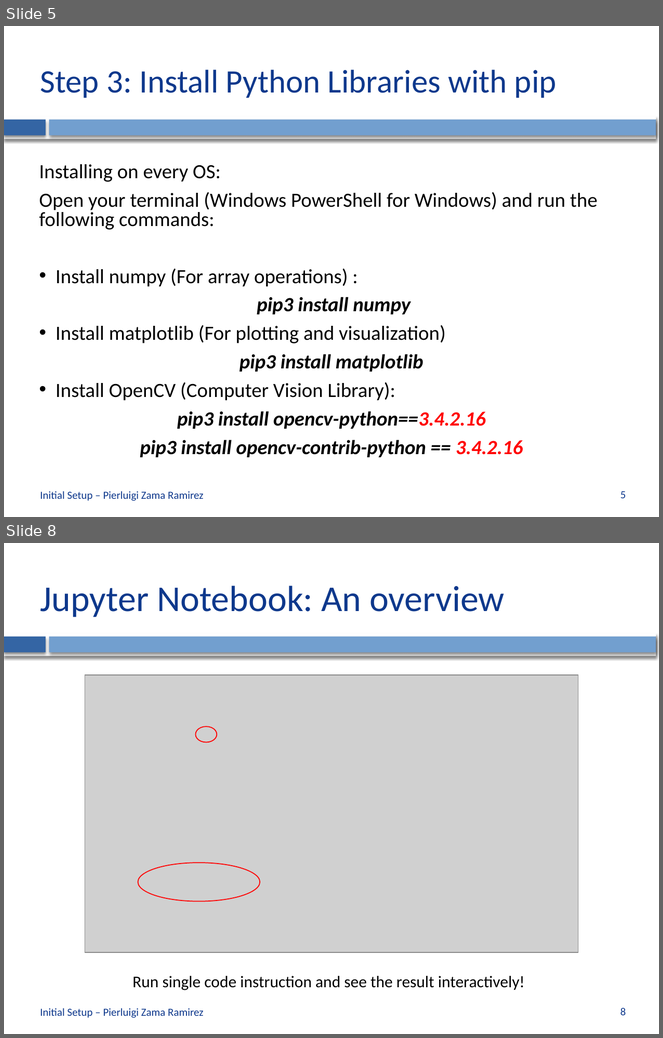
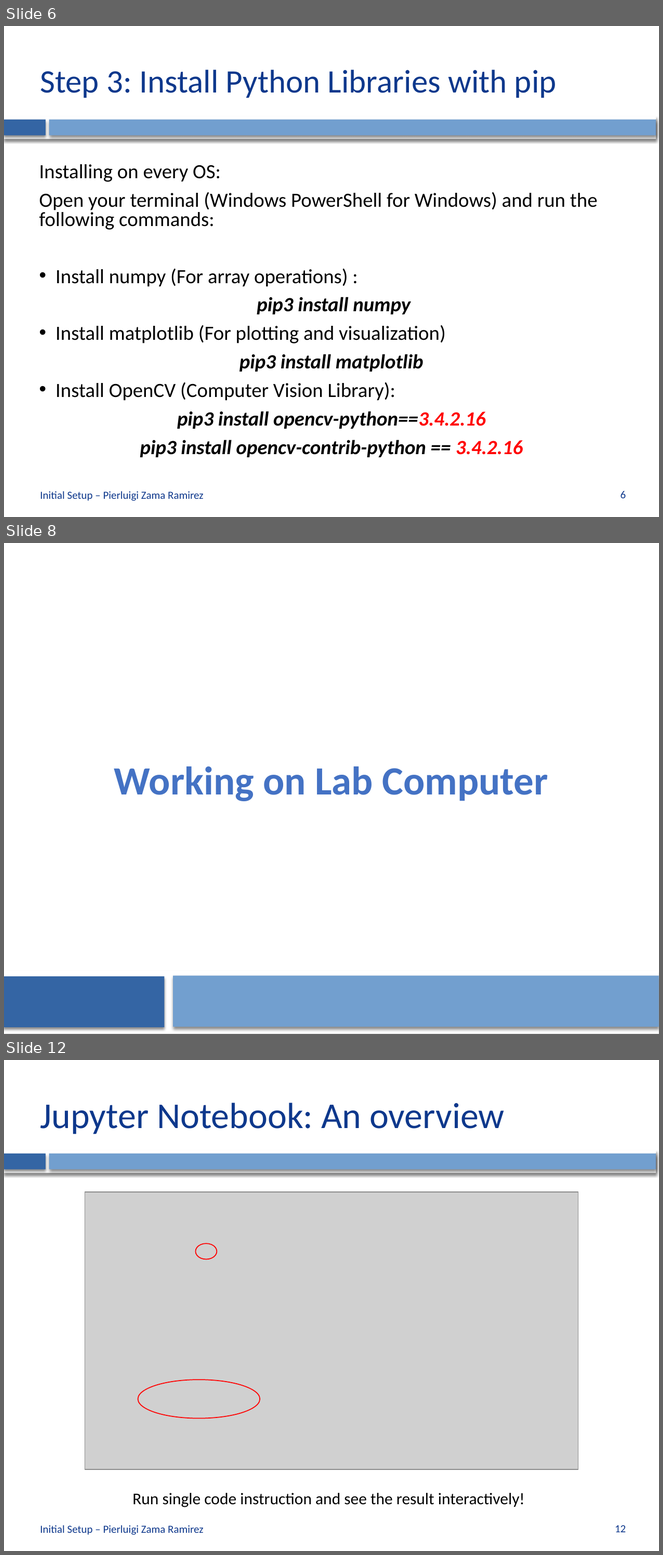
Before and after one commit to CVLAB-Unibo/ComputerVisionImageProcessing-LabSessions, a slide deck: LabSession0 - Initial Setup.pptx. Shown one above the other, each under a label of ours: slides 5 and 8 before the commit, slides 6, 8 and 12 after it; the slides between them are not shown. The pictures are 663x1038 and 663x1555 pixels, drawn with LibreOffice and Linux fonts; fonts in the diff are those of the drawing; grey boxes stand for pictures; background and template pictures are left out. Boxes give left, top, right and bottom in pixels: in the first picture for what was removed or moved away, otherwise in the second. Text is boxed around its words. In the diff, an @@ line names an element or a change of style, - is before the commit and + after.

```diff
--- a/LabSession0 - Initial Setup.pptx
+++ b/LabSession0 - Initial Setup.pptx
@@ slide 8 added at [4, 543, 659, 1034], background #FFFFFF @@
@@ title added at [114, 767, 548, 801], 44 pt, text #4472C4, bold @@
+Working on Lab Computer
@@ rectangle added at [4, 971, 659, 1034], fill #FFFFFF @@
@@ rectangle added at [4, 977, 165, 1028], fill #3465A4 @@
@@ rectangle added at [173, 976, 659, 1027], fill #729FCF @@
@@ what was slide 5 is now slide 6 @@
@@ page number at [621, 491, 626, 499]: text changed @@
-5
+6
@@ what was slide 8 is now slide 12 @@
@@ page number at [615, 1525, 626, 1533]: text changed @@
-8
+12
```
Also in this commit, not shown: 2 slides changed, 3 other slides added, 1 other file.
